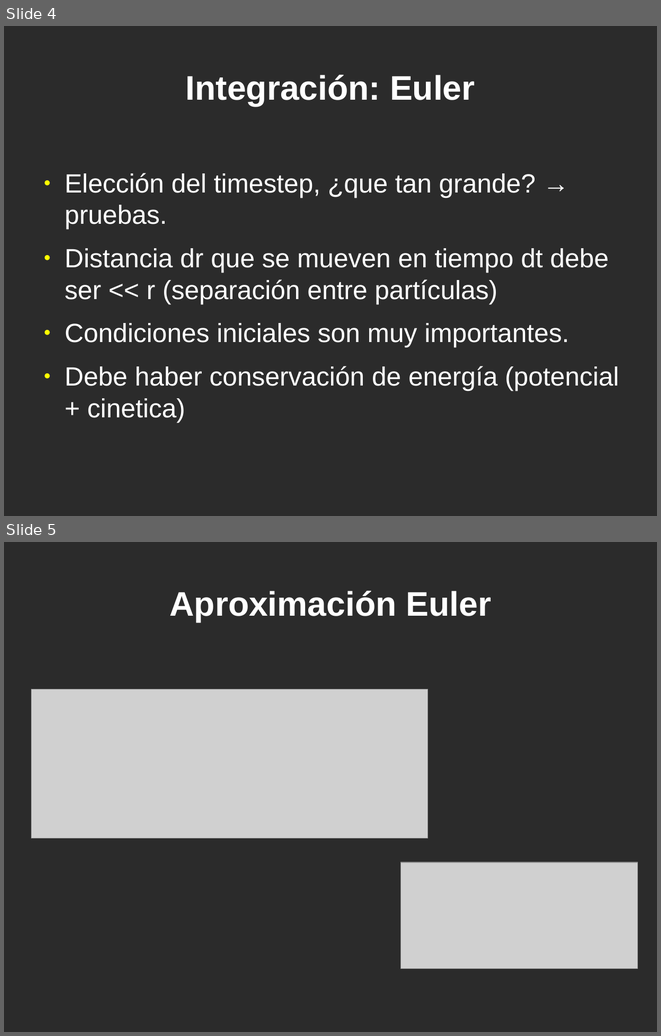
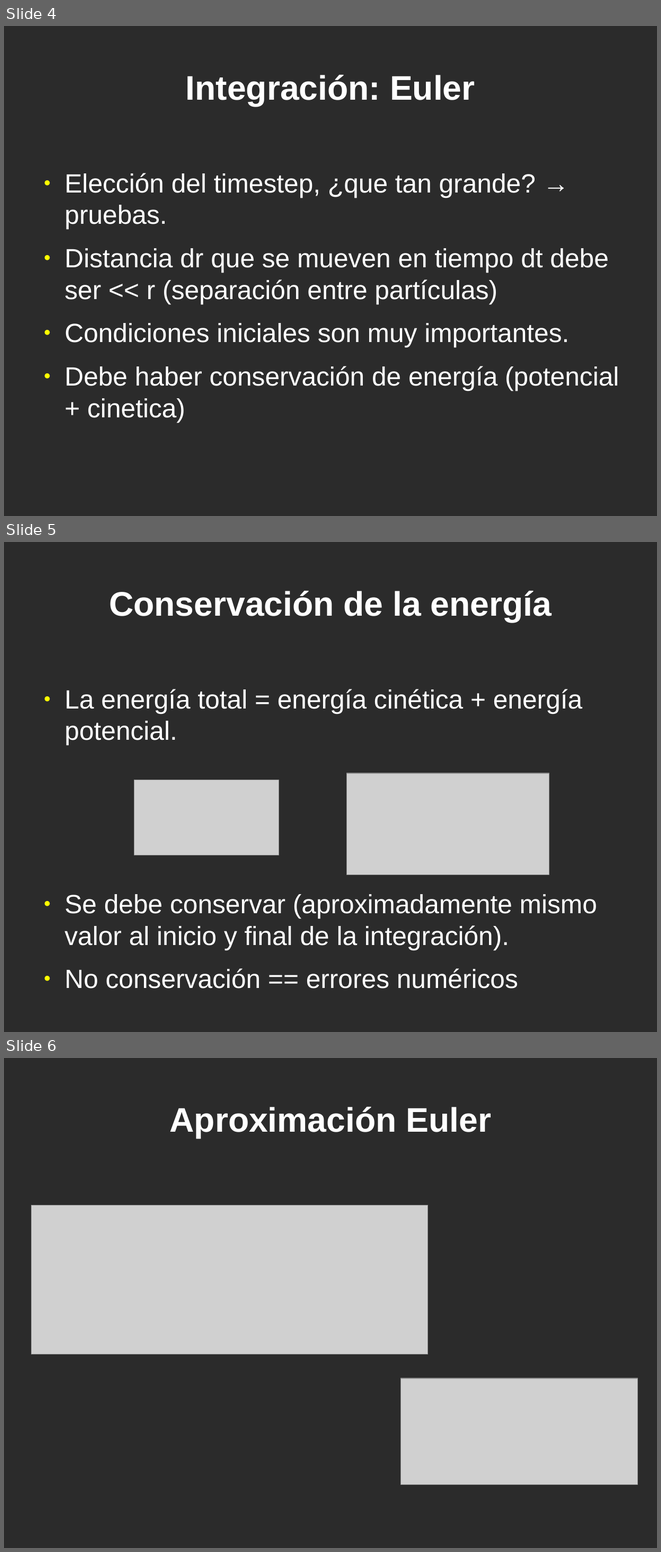
Before and after one commit to jeudy/clases_topicosI2013, a slide deck: 15-N-Body.odp. Shown one above the other, each under a label of ours: slides 4 and 5 before the commit, slides 4, 5 and 6 after it. The pictures are 661x1036 and 661x1552 pixels, drawn with LibreOffice and Linux fonts; fonts in the diff are those of the drawing; grey boxes stand for pictures; background and template pictures are left out; a plain dark background stands for a picture behind light text. Boxes give left, top, right and bottom in pixels: in the first picture for what was removed or moved away, otherwise in the second. Text is boxed around its words. In the diff, an @@ line names an element or a change of style, - is before the commit and + after.

Commit message:
N Body

```diff
--- a/15-N-Body.odp
+++ b/15-N-Body.odp
@@ slide 5 added at (4, 542, 657, 1032), background picture (left out) @@
@@ title added at (109, 591, 551, 622), 41.4 pt, text #FFFFFF, bold @@
+Conservación de la energía
@@ text added at (64, 689, 597, 988), 32 pt, text #FFFFFF @@
+● La energía total = energía cinética + energía potencial.
+● Se debe conservar (aproximadamente mismo valor al inicio y final de la integración).
+● No conservación == errores numéricos
@@ picture added at (134, 779, 279, 855) @@
@@ picture added at (346, 773, 549, 874) @@
@@ what was slide 5 is now slide 6 @@
```
